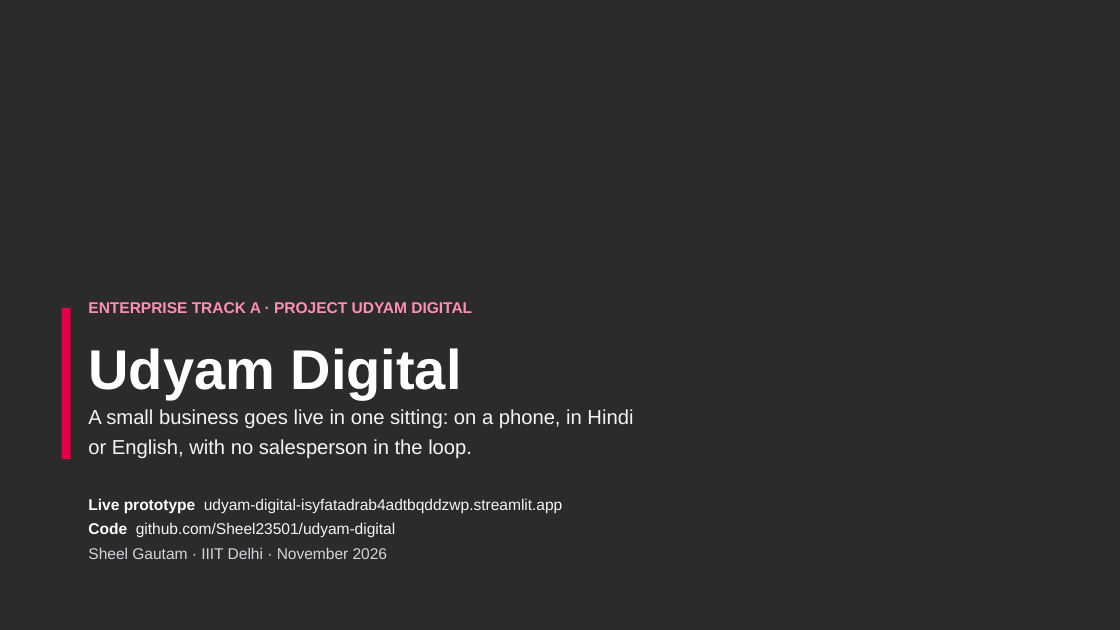
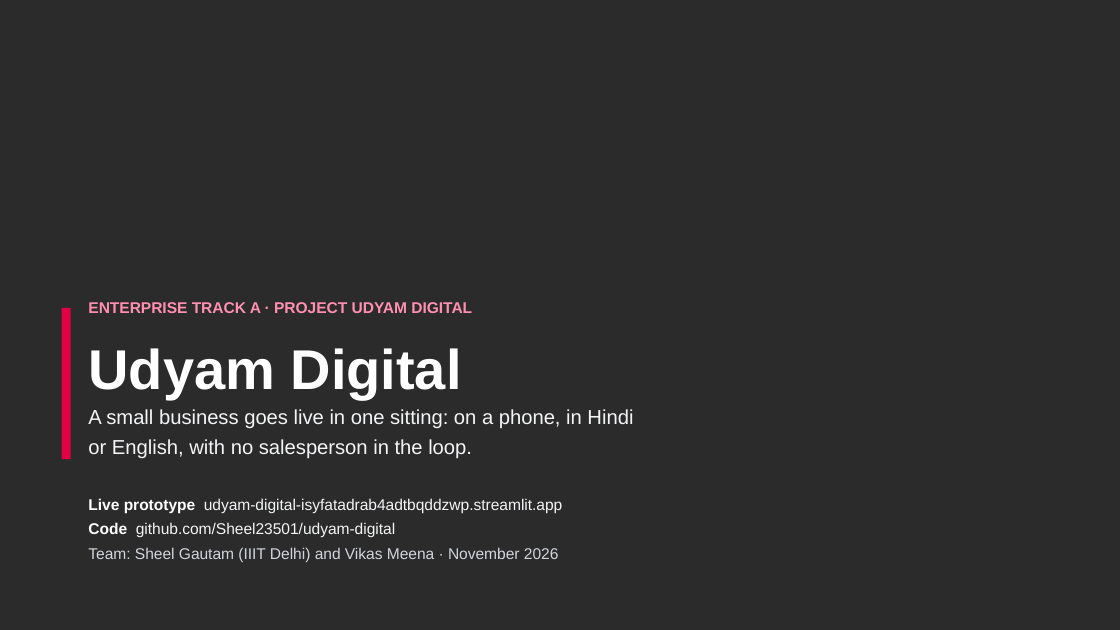
Before and after one commit to Sheel23501/udyam-digital, a slide deck: slide 1 of docs/Udyam_Digital_Submission.pptx. Drawn at 1120x630 pixels with LibreOffice and Linux fonts; fonts in the diff are those of the drawing; background and template pictures are left out; a plain dark background stands for a picture behind light text. Boxes give left, top, right and bottom in pixels: in the first picture for what was removed or moved away, otherwise in the second. Text is boxed around its words. In the diff, an @@ line names an element or a change of style, - is before the commit and + after.

```diff
--- a/docs/Udyam_Digital_Submission.pptx
+++ b/docs/Udyam_Digital_Submission.pptx
@@ text at (88,547,559,562): text changed @@
-Sheel Gautam · IIIT Delhi · November 2026
+Team: Sheel Gautam (IIIT Delhi) and Vikas Meena · November 2026
```
Also in this commit, not shown: 1 other slide changed, 2 other files.
